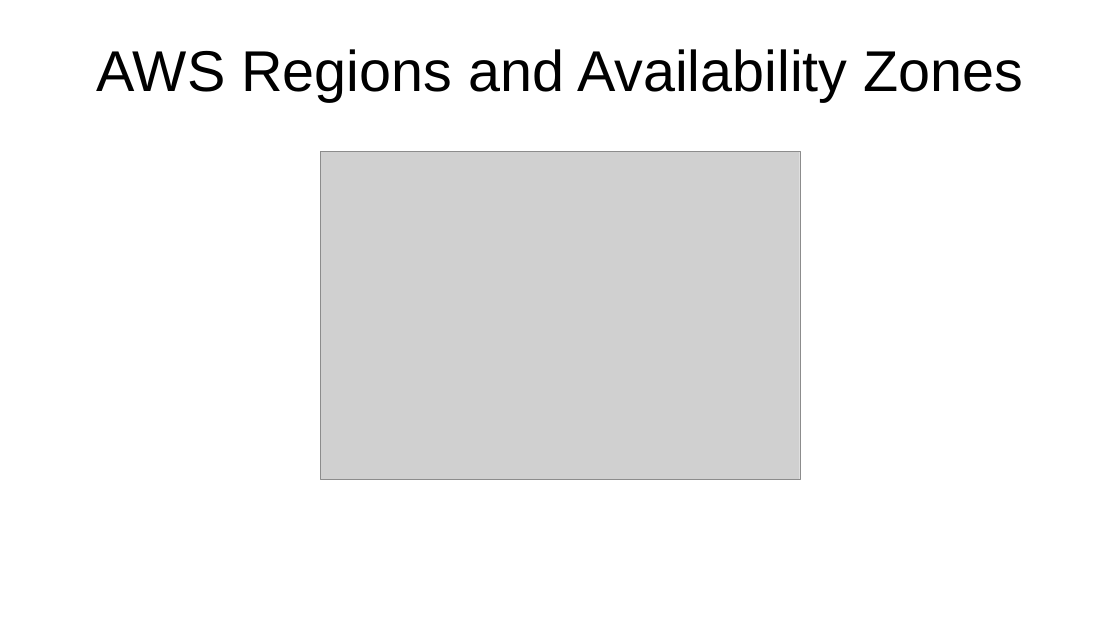
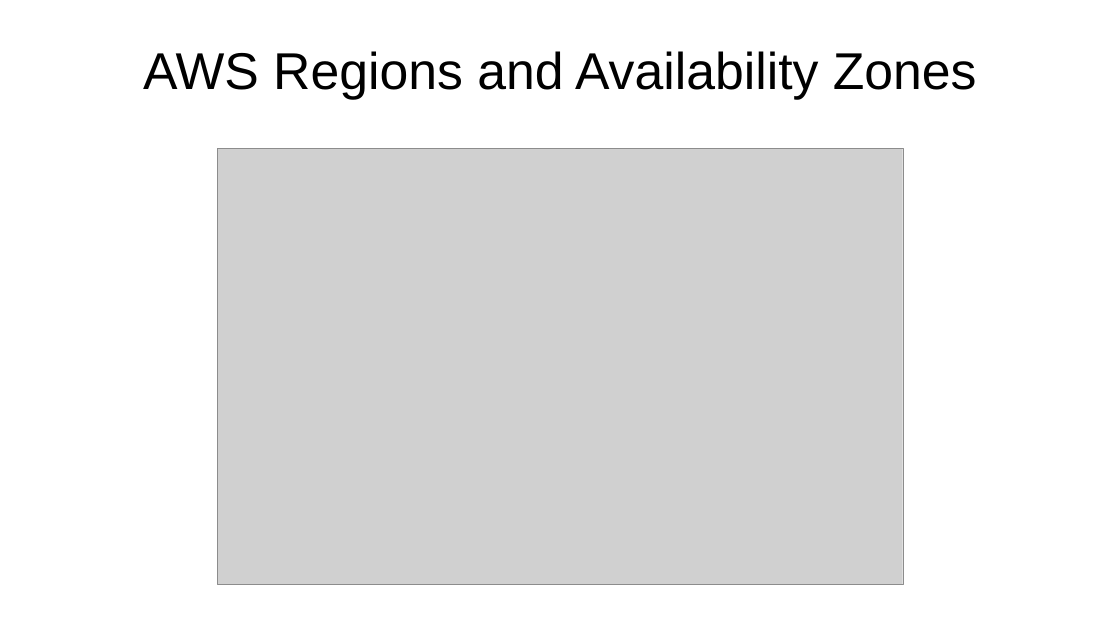
Before and after one commit to AndreasBrommund/cloud-native, a slide deck: slide 7 of slides/chapter05.pptx. Drawn at 1120x630 pixels with LibreOffice and Linux fonts; fonts in the diff are those of the drawing; grey boxes stand for pictures. Boxes give left, top, right and bottom in pixels: in the first picture for what was removed or moved away, otherwise in the second. Text is boxed around its words. In the diff, an @@ line names an element or a change of style, - is before the commit and + after.

```diff
--- a/slides/chapter05.pptx
+++ b/slides/chapter05.pptx
@@ title "AWS Regions and Availability Zones" at (143, 51, 977, 100): size 98.6 to 88.7 pt @@
@@ picture: place and size @@
-picture at (320, 151, 800, 479)
+picture at (217, 148, 902, 584)
```
Also in this commit, not shown: 4 other slides changed.
